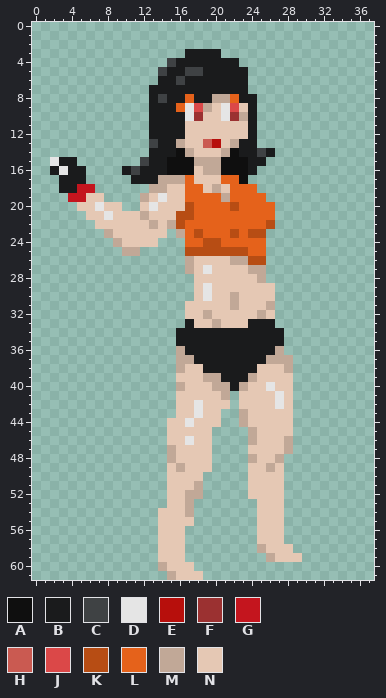
Two states of a pixel-art sprite, CasaDesDiamantes/sprites/komo_spr/layers/915e6967-06a1-47db-9537-6387c1a7d43a/3e6e376f-020b-4f08-99cb-29c5e5191b87.png. This is how it looked before the edit.
The file is 38x62 pixels.
Palette (. is transparent): A #0f0f0f  B #1a1b1c  C #3f4244  D #e5e5e5  E #b70f0c  F #9b3131  G #c4151e  H #ca5a51  J #db4848  K #b74d14  L #e5621b  M #c1a897  N #e5c8b4
Pixels before, first column x 2:
 3 ...............BBBB.........
 4 .............CBBBBBBB.......
 5 ............CBBCCBBBBB......
 6 ............BBCBBBBBBB......
 7 ...........BBBBBBBBBBB......
 8 ...........BCBBLBBMMLBB.....
 9 ...........BBBLDJMNDJNB.....
10 ...........BBBBDFNNDFMB.....
11 ...........BBBBNNNNNNNB.....
12 ...........BBBBNNNNNNNB.....
13 ...........CBBMNNHENMBB.....
14 ...........BBBAMNNNMABBCB...
15 DBB.......CBBAAAMMMAAABB....
16 BDBB....BCBBBAAANMMAAAB.....
17 .BBB.....BBBMMMLNNNLLA......
18 .BBGG......MMNNLLNMNLLL.....
19 ..GGNN....MNDNNLLLLMLLLL....
20 ...NNDNN..NDNNNKLLLLKLLLL...
21 ....NNDNNNMNNNKKLLLLLLLLL...
22 .....NNNNNNMNMKLLLLLLLLLK...
23 ......MNNNNNN.MLKLLLKLKK....
24 .......MNNNN...LLKKLLLLL....
25 ........MM.....KKKKKKKLL....
26 ...............MNNNNMMKK....
27 ...............MNDNNNNMM....
28 ................NNNNNNNM....
29 ................NDNNNNNNN...
30 ................NDNNMNNNN...
31 ...............NNNNNMNNNM...
32 ...............NNMNNNNNMN...
33 ...............BNNMNNNBBB...
34 ..............BBBBBBBBBBBB..
35 ..............BBBBBBBBBBBB..
36 ..............MBBBBBBBBBBM..
37 ..............MMBBBBBBBBMMM.
38 ..............MNNBBBBBBNNNM.
39 ..............NNNMMBBBMNNNN.
40 ..............MNNNMMBMNNDNN.
41 ..............NNNNNM.NNNNDN.
42 ..............NNDNNN.NNNNDN.
43 ..............NNDNN..MNNNNN.
44 .............NNDNNN..MNNNNN.
45 .............NNNNN....MNNNN.
46 .............NNDNN....MNNNM.
47 .............MNNNN....NNNNM.
48 .............MNNNN....MNNM..
49 .............NMNNN....NNMN..
50 .............NNNN.....NNNN..
51 .............NNNM.....NNNN..
52 .............NNMM.....NNNN..
53 .............NNM.......NNN..
54 ............NNNM.......NNN..
55 ............NNNN.......NNN..
56 ............NNN........NNN..
57 ............NNN........NNN..
58 ............NNN........MNNN.
59 ............NNN.........MNNN
60 ............MNNN............
61 .............MNNN...........
And afterwards:
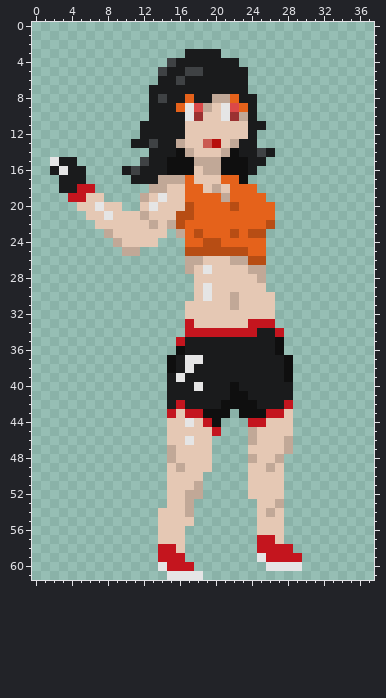
Change:
The edit adds colour A in rows 37 to 38 at x 15; in rows 41 to 42 at x 22; in row 43 at x 21.
Colour B gives way to colour A in row 35 at x 27; in row 40 at x 22.
Colour M gives way to colour A in row 36 at x 16 and 27; in rows 37 to 38 at x 28; in row 43 at x 23.
Colour N gives way to colour A in row 39 at x 28; in row 41 at x 23; in row 42 at x 21 and 23 to 24; in row 43 at x 19 to 20 and 24 to 25; in row 44 at x 20.
The edit adds colour B in row 11 at x 12 and 25; in row 12 at x 12; in row 13 at x 11 to 12; in rows 39 to 42 at x 15.
Colour D gives way to colour B in row 40 at x 26; in row 41 at x 27; in row 42 at x 18 and 27.
Colour M gives way to colour B in row 37 at x 16 and 26 to 27; in row 38 at x 16; in row 39 at x 19 to 20 and 24; in row 40 at x 16, 20 to 21 and 23; in row 41 at x 21.
Colour N gives way to colour B in row 38 at x 18 and 25 to 27; in row 39 at x 17 to 18 and 25 to 27; in row 40 at x 17, 19, 24 to 25 and 27 to 28; in row 41 at x 16 to 20, 24 to 26 and 28; in row 42 at x 17, 19 to 20 and 25 to 26.
The edit adds colour D in row 59 at x 25; in row 60 at x 26 to 29.
Colour B gives way to colour D in row 37 at x 18.
Colour M gives way to colour D in row 37 at x 17; in row 60 at x 14; in row 61 at x 15.
Colour N gives way to colour D in row 38 at x 17; in row 39 at x 16; in row 40 at x 18; in row 61 at x 16 to 18.
The edit adds colour G in row 43 at x 15; in row 45 at x 20.
Colour B gives way to colour G in row 33 at x 17 and 24 to 26; in row 34 at x 17 to 24 and 27; in row 35 at x 16.
Colour D gives way to colour G in row 43 at x 18.
Colour M gives way to colour G in row 58 at x 25; in row 59 at x 26.
Colour N gives way to colour G in row 42 at x 16 and 28; in row 43 at x 17 and 26 to 27; in row 44 at x 19 and 24 to 25; in row 57 at x 25 to 26; in row 58 at x 14 to 15 and 26 to 28; in row 59 at x 14 to 16 and 27 to 29.
Colour N gives way to colour G in row 60 at x 15 to 17.
Colour N gives way to colour L in row 9 at x 23.
Colour N gives way to colour M in row 26 at x 18; in row 53 at x 27; in row 54 at x 26.
Colour M gives way to colour N in row 31 at x 26; in row 32 at x 19 and 25; in row 33 at x 20.
The author cleared colour B in row 34 at x 16.
The author cleared colour M in row 44 at x 23.
The author cleared colour N in row 29 at x 26.
Boxes around the changes in both pictures, in picture pixels (x1, y1, x2, y2):
changed: (239, 103, 266, 130)
added: (131, 121, 149, 148)
changed: (194, 256, 203, 265)
changed: (167, 283, 293, 436)
changed: (257, 499, 302, 571)
changed: (158, 544, 203, 580)
